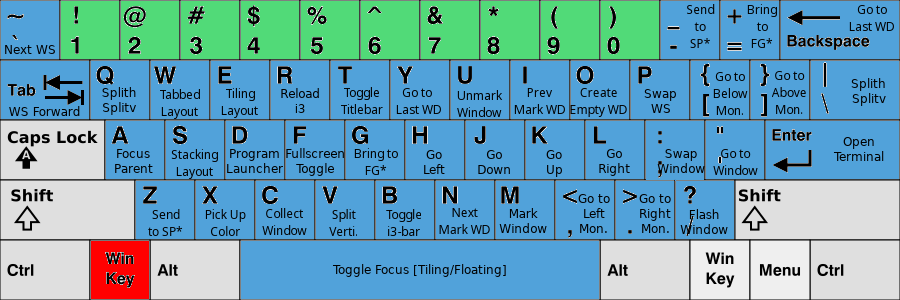
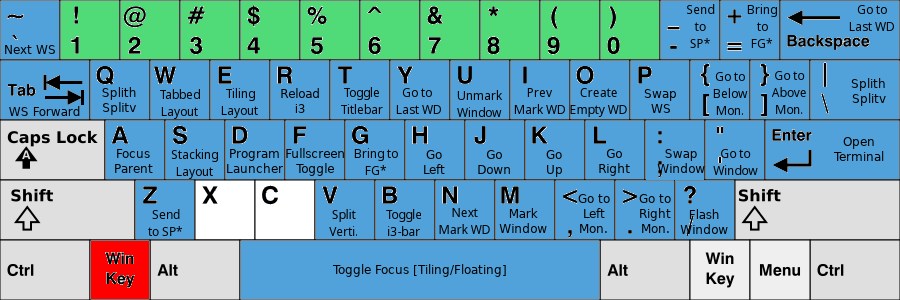
Before/after of a 900 x 300 layered artwork. What changed in the layer stack:
removed layer "Pick Up ..." over box(205, 209, 246, 236)
removed layer "Collect ..." over box(262, 208, 307, 235)
painted on "KB_United_States-NoAltGr.svg" over box(196, 181, 314, 239)
